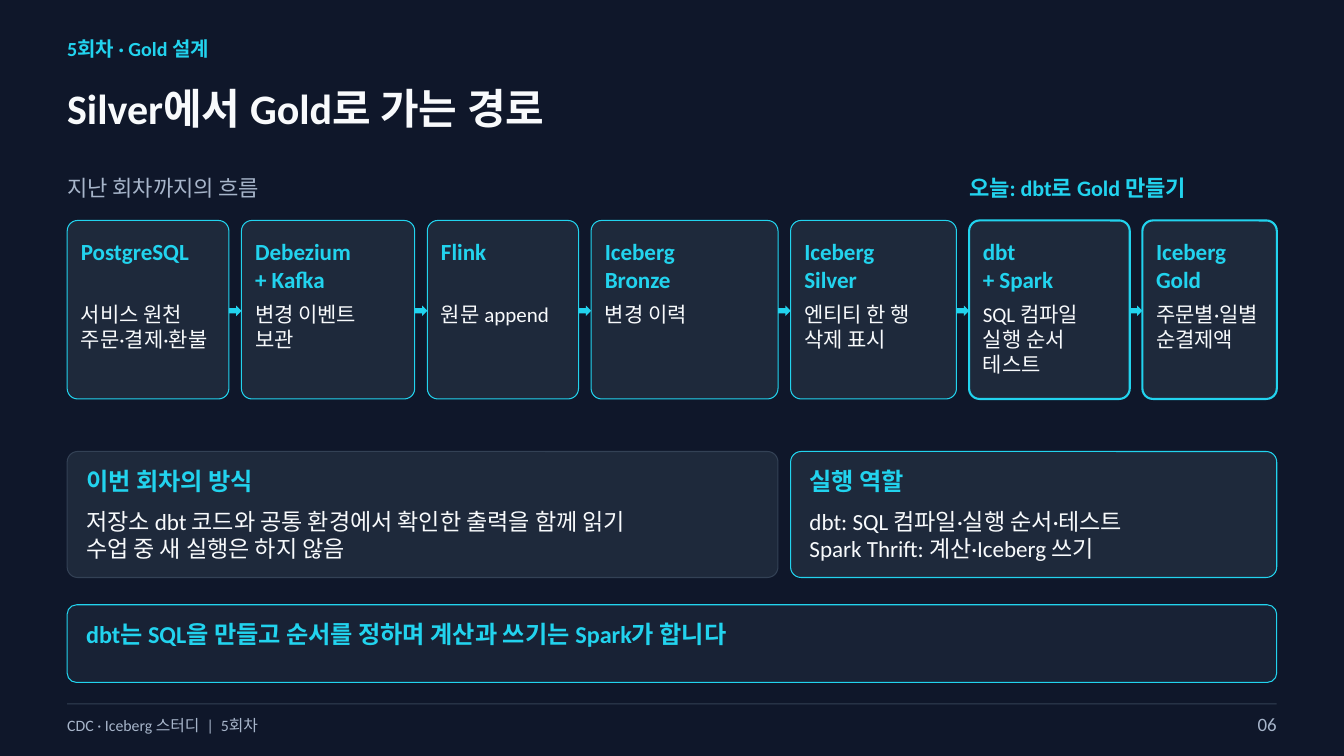
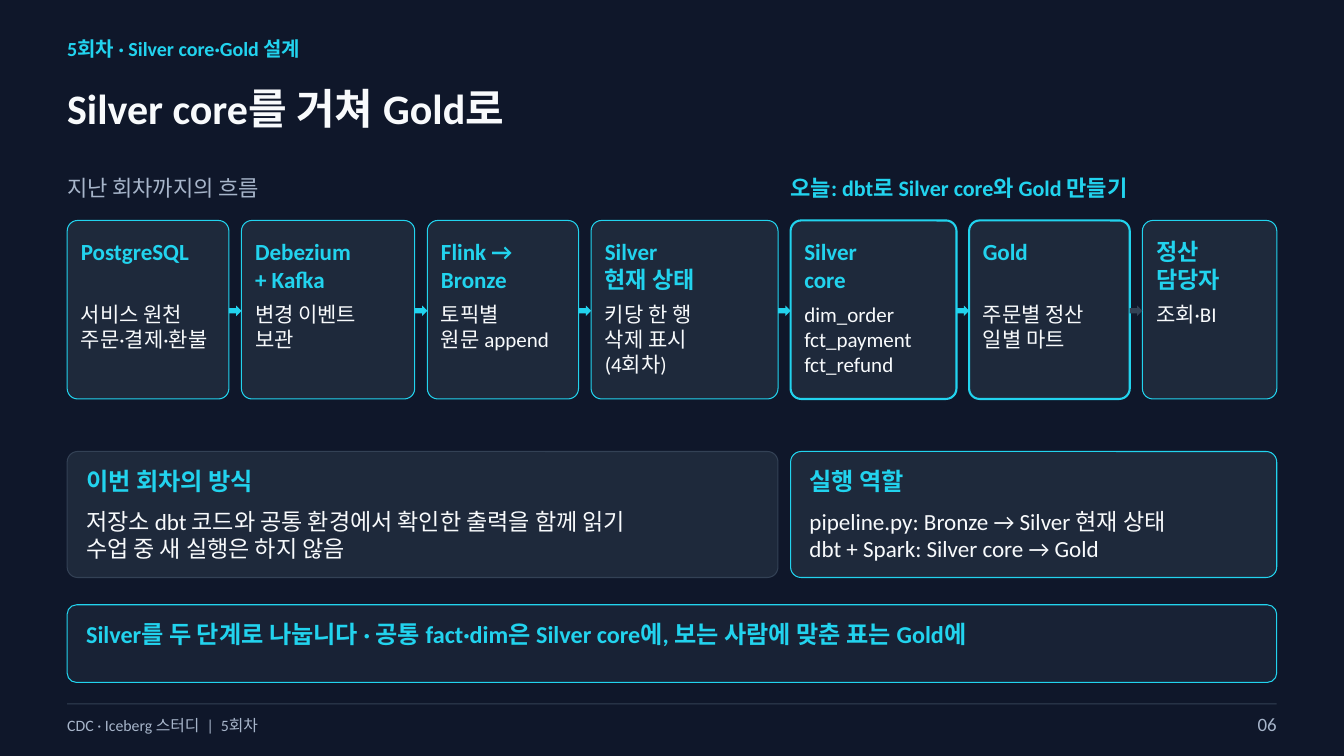
Before and after one commit to kim-dabin/cdc-lakehouse-study, a slide deck: slide 6 of labs/session05/slides/05-session05-student.pptx. Drawn at 1344x756 pixels with LibreOffice and Linux fonts; fonts in the diff are those of the drawing. Boxes give left, top, right and bottom in pixels: in the first picture for what was removed or moved away, otherwise in the second. Text is boxed around its words. In the diff, an @@ line names an element or a change of style, - is before the commit and + after.

```diff
--- a/labs/session05/slides/05-session05-student.pptx
+++ b/labs/session05/slides/05-session05-student.pptx
@@ text at box(67, 39, 301, 58): text changed @@
-5회차 · Gold 설계
+5회차 · Silver core·Gold 설계
@@ text at box(67, 88, 504, 128): text changed @@
-Silver에서 Gold로 가는 경로
+Silver core를 거쳐 Gold로
@@ text at box(791, 177, 1128, 198): text changed @@
-오늘: dbt로 Gold 만들기
+오늘: dbt로 Silver core와 Gold 만들기
@@ rounded rectangle at box(790, 221, 957, 399): outline #22D3EE 0.75 pt to #22D3EE 1.5 pt @@
@@ rounded rectangle at box(1142, 221, 1276, 399): outline #22D3EE 1.5 pt to #22D3EE 0.75 pt @@
@@ text at box(441, 244, 507, 288): text changed @@
-Flink
+Flink →
+Bronze
@@ text at box(605, 244, 694, 290): text changed @@
-Iceberg
-Bronze
+Silver
+현재 상태
@@ text at box(804, 244, 874, 264): paragraph removed @@
-Iceberg
@@ text at box(983, 244, 1028, 260): text changed @@
-dbt
-+ Spark
+Gold
@@ text at box(1156, 240, 1220, 290): text changed @@
-Iceberg
-Gold
+정산
+담당자
@@ text at box(804, 276, 845, 288): paragraph added @@
+core
@@ text at box(441, 304, 499, 324): paragraph added @@
+토픽별
@@ text at box(605, 304, 691, 375): text changed @@
-변경 이력
+키당 한 행
+삭제 표시
+(4회차)
@@ text at box(804, 307, 911, 375): text changed @@
-엔티티 한 행
-삭제 표시
+dim_order
+fct_payment
+fct_refund
@@ text at box(983, 304, 1084, 349): text changed @@
-SQL 컴파일
-실행 순서
-테스트
+주문별 정산
+일별 마트
@@ right arrow at box(1130, 306, 1142, 316): fill #22D3EE to #334155 @@
@@ text at box(1156, 304, 1217, 324): text changed @@
-주문별·일별
-순결제액
+조회·BI
@@ text at box(809, 511, 1165, 561): text changed @@
-dbt: SQL 컴파일·실행 순서·테스트
-Spark Thrift: 계산·Iceberg 쓰기
+pipeline.py: Bronze → Silver 현재 상태
+dbt + Spark: Silver core → Gold
@@ text at box(86, 622, 967, 646): text changed @@
-dbt는 SQL을 만들고 순서를 정하며 계산과 쓰기는 Spark가 합니다
+Silver를 두 단계로 나눕니다 · 공통 fact·dim은 Silver core에, 보는 사람에 맞춘 표는 Gold에
```
Also in this commit, not shown: 27 other slides changed, 3 slides added, 1 slide removed, 1 other file.
